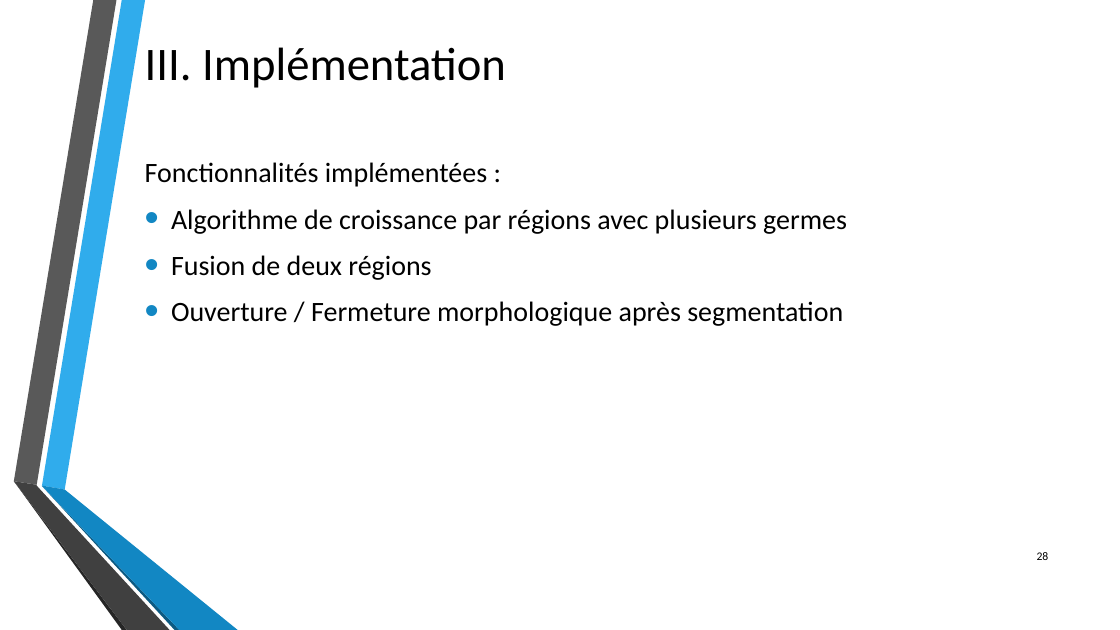
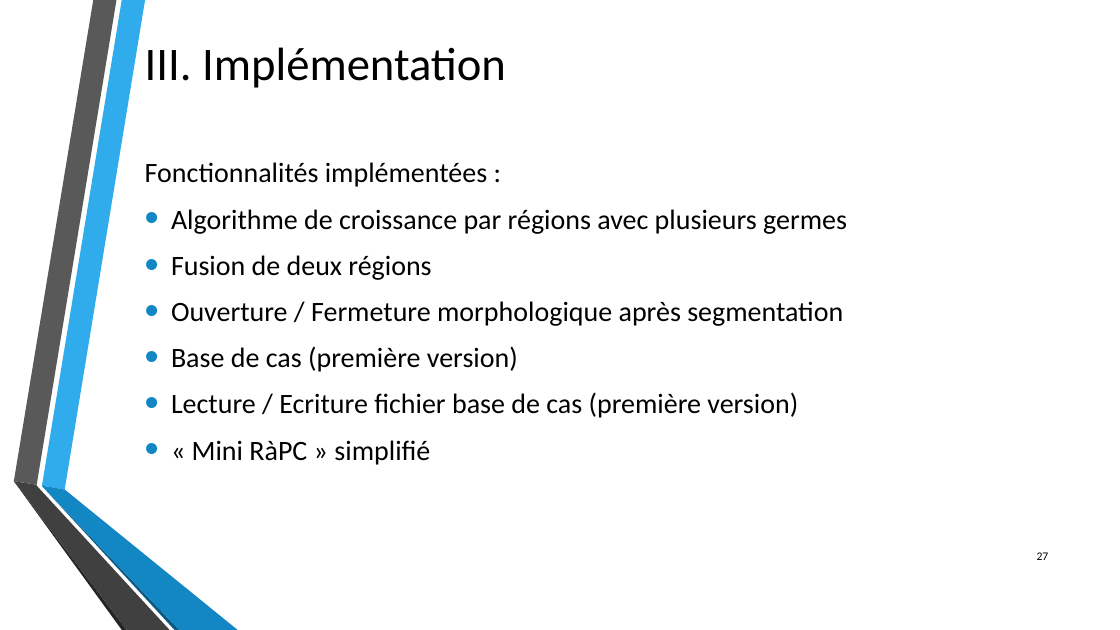
Before and after one commit to byZipo/Dossiers-Stage, a slide deck: slide 27 of Travail_realise/Presentations/Utilisation_du_RaPC_pour_la_segmentation_d_images.pptx (slide 28 before the commit). Drawn at 1120x630 pixels with LibreOffice and Linux fonts; fonts in the diff are those of the drawing; background and template pictures are left out. Boxes give left, top, right and bottom in pixels: in the first picture for what was removed or moved away, otherwise in the second. Text is boxed around its words. In the diff, an @@ line names an element or a change of style, - is before the commit and + after.

```diff
--- a/Travail_realise/Presentations/Utilisation_du_RaPC_pour_la_segmentation_d_images.pptx
+++ b/Travail_realise/Presentations/Utilisation_du_RaPC_pour_la_segmentation_d_images.pptx
@@ text at [171, 346, 798, 465]: paragraphs added @@
+• Base de cas (première version)
+• Lecture / Ecriture fichier base de cas (première version)
+• « Mini RàPC » simplifié
@@ page number at [1037, 552, 1049, 560]: text changed @@
-28
+27
```
Also in this commit, not shown: 1 slide added, 2 slides removed, 2 other files.
